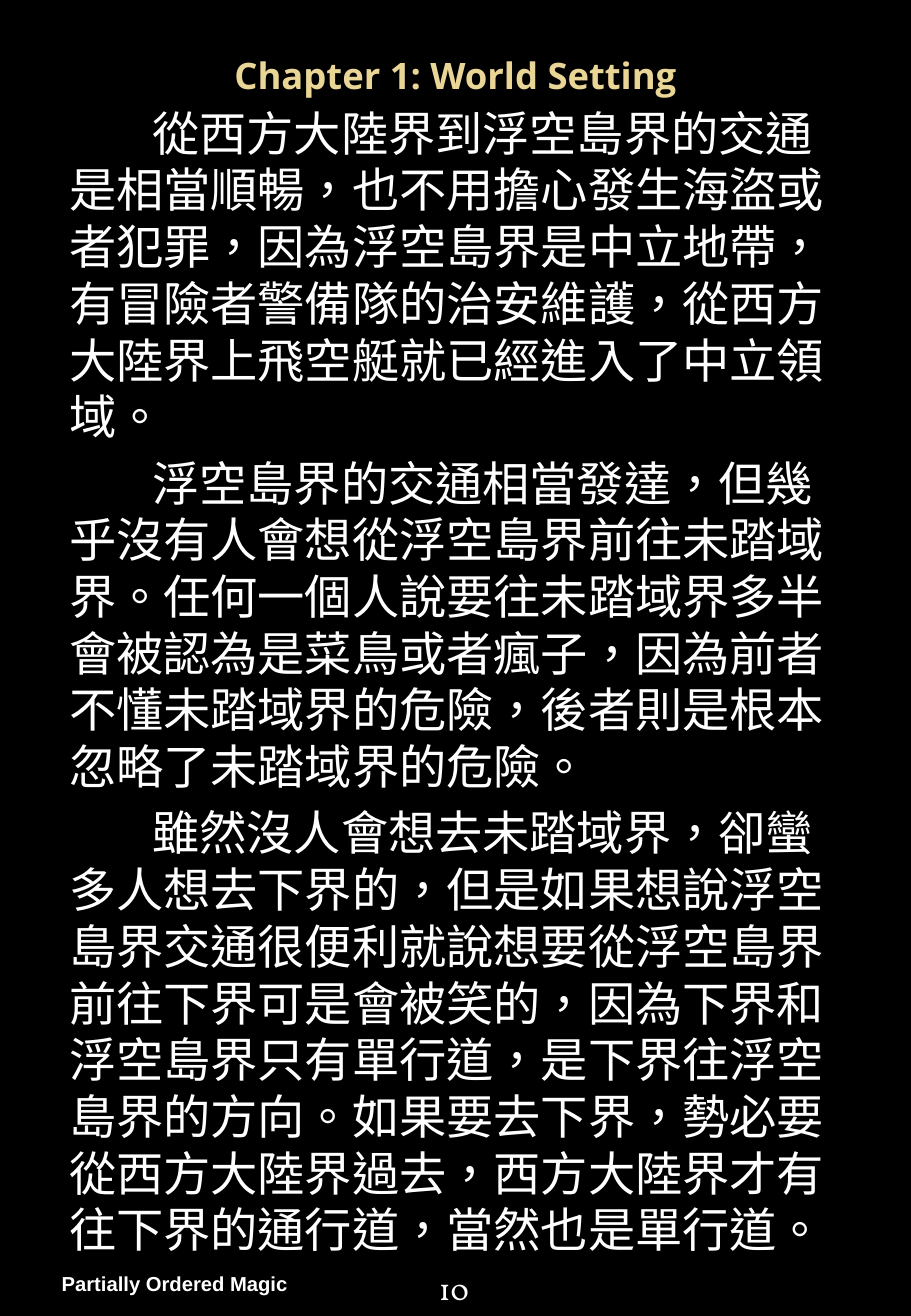
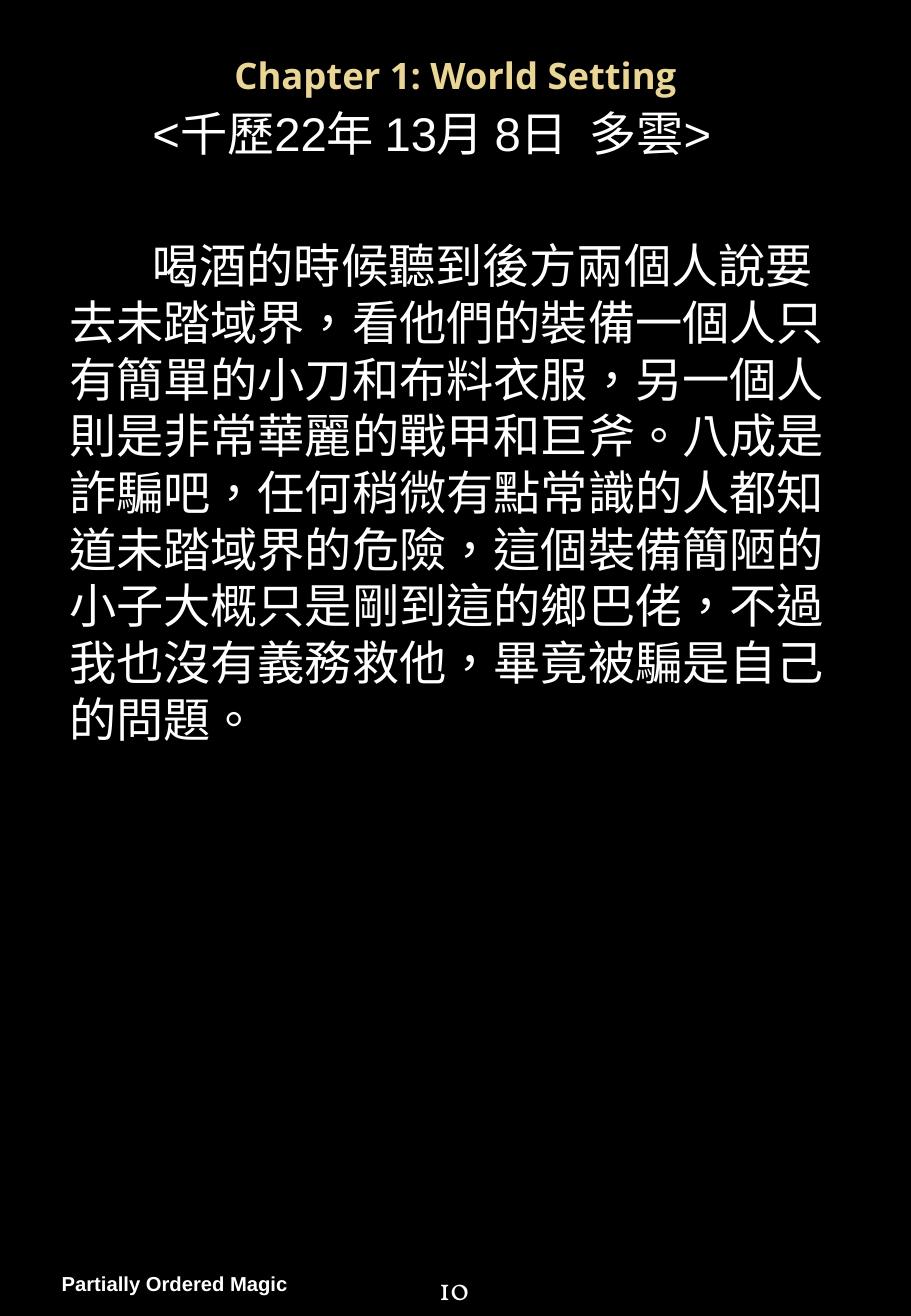
Before and after one commit to PartiallyOrderedMagic/PartiallyOrderedMagic.github.io, a slide deck: slide 11 of MyGame/Partially Ordered Magic Handbook.pptx. Drawn at 911x1316 pixels with LibreOffice and Linux fonts; fonts in the diff are those of the drawing; background and template pictures are left out. Boxes give left, top, right and bottom in pixels: in the first picture for what was removed or moved away, otherwise in the second. Text is boxed around its words. In the diff, an @@ line names an element or a change of style, - is before the commit and + after.

```diff
--- a/MyGame/Partially Ordered Magic Handbook.pptx
+++ b/MyGame/Partially Ordered Magic Handbook.pptx
@@ text at [69,111,824,741]: text changed @@
-從西方大陸界到浮空島界的交通是相當順暢，也不用擔心發生海盜或者犯罪，因為浮空島界是中立地帶，有冒險者警備隊的治安維護，從西方大陸界上飛空艇就已經進入了中立領域。
-浮空島界的交通相當發達，但幾乎沒有人會想從浮空島界前往未踏域界。任何一個人說要往未踏域界多半會被認為是菜鳥或者瘋子，因為前者不懂未踏域界的危險，後者則是根本忽略了未踏域界的危險。
-雖然沒人會想去未踏域界，卻蠻多人想去下界的，但是如果想說浮空島界交通很便利就說想要從浮空島界前往下界可是會被笑的，因為下界和浮空島界只有單行道，是下界往浮空島界的方向。如果要去下界，勢必要從西方大陸界過去，西方大陸界才有往下界的通行道，當然也是單行道。
+<千歷22年 13月 8日 多雲>
+喝酒的時候聽到後方兩個人說要去未踏域界，看他們的裝備一個人只有簡單的小刀和布料衣服，另一個人則是非常華麗的戰甲和巨斧。八成是詐騙吧，任何稍微有點常識的人都知道未踏域界的危險，這個裝備簡陋的小子大概只是剛到這的鄉巴佬，不過我也沒有義務救他，畢竟被騙是自己的問題。
```
Also in this commit, not shown: 19 other slides changed, 11 slides added, 1 other file.
